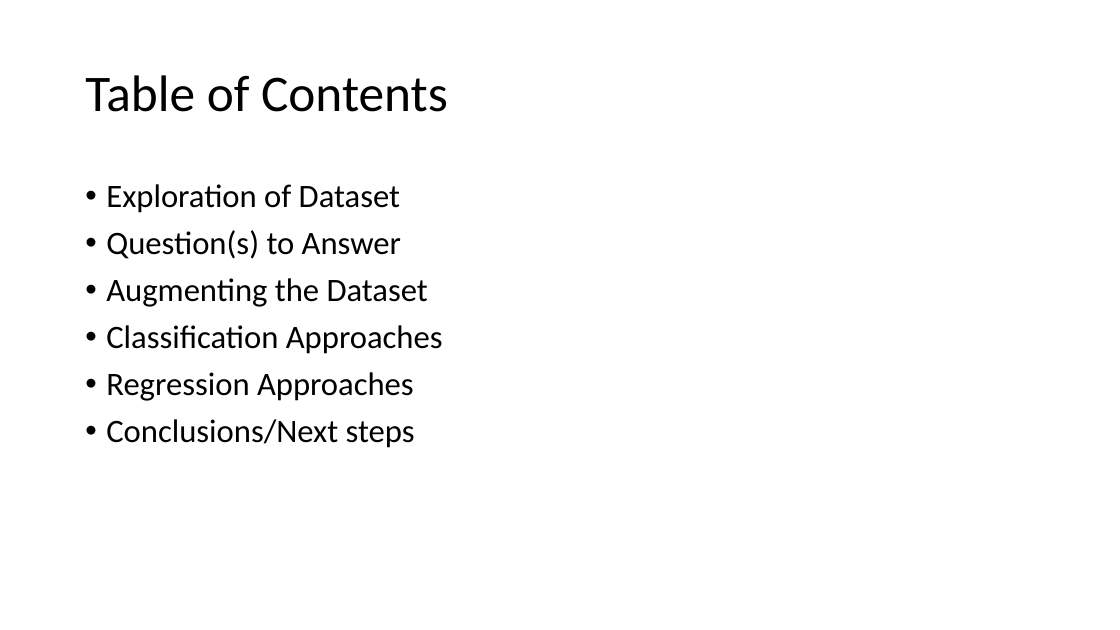
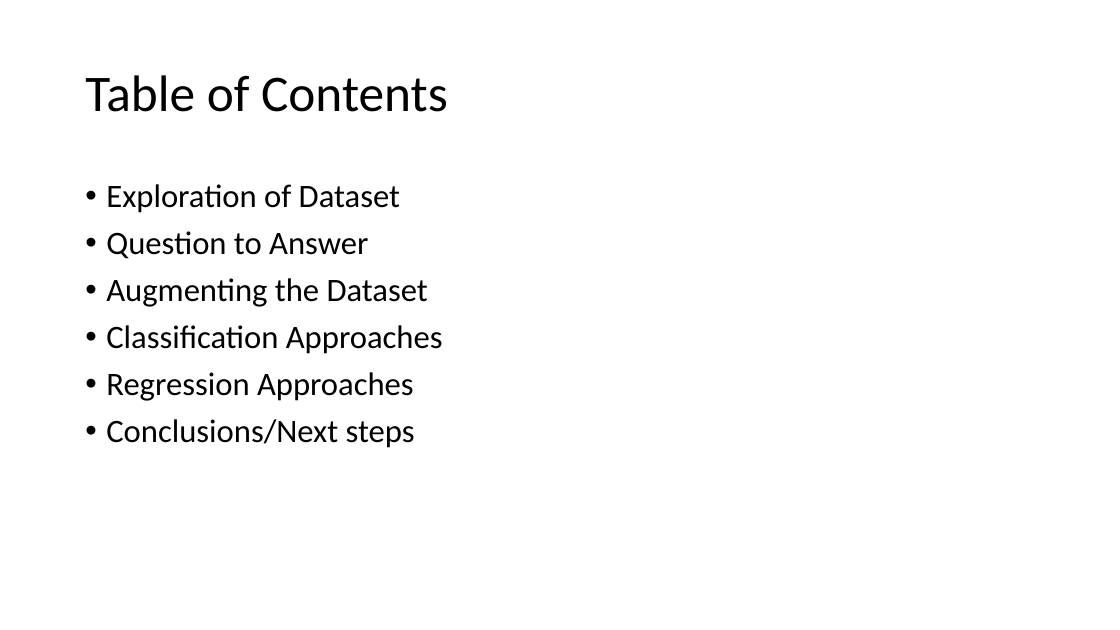
Before and after one commit to JacobHonore/Codecademy-Date-A-Scientist, a slide deck: slide 2 of Presentation.pptx. Drawn at 1120x630 pixels with LibreOffice and Linux fonts; fonts in the diff are those of the drawing. Boxes give left, top, right and bottom in pixels: in the first picture for what was removed or moved away, otherwise in the second. Text is boxed around its words. In the diff, an @@ line names an element or a change of style, - is before the commit and + after.

```diff
--- a/Presentation.pptx
+++ b/Presentation.pptx
@@ text at (106,231,368,259): text changed @@
-• Question(s) to Answer
+• Question to Answer
```
Also in this commit, not shown: 3 slides added, 1 other file.
